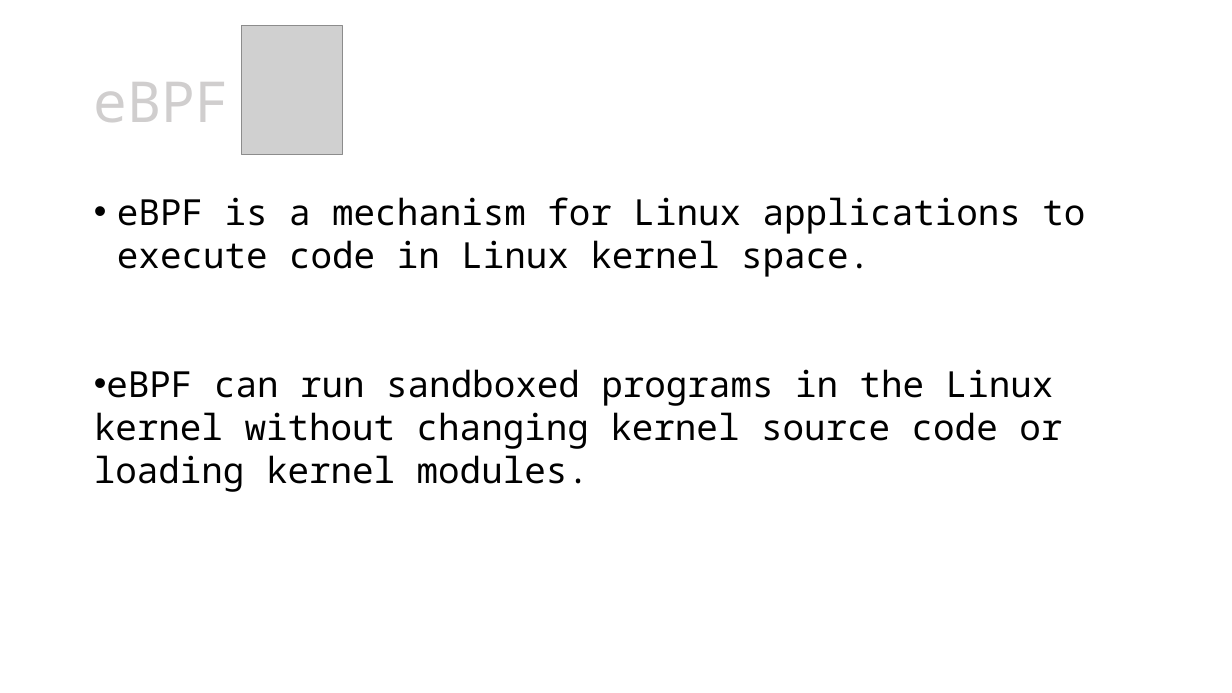
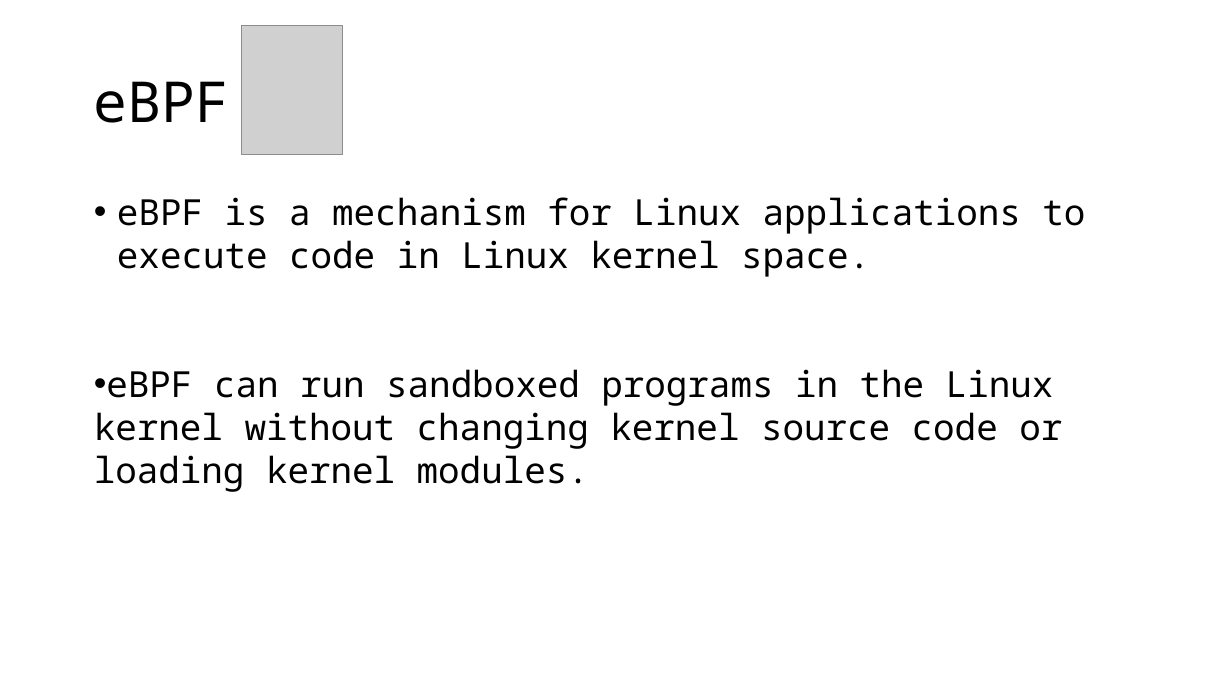
Before and after one commit to leonardopoggiani/Live-migration-Kubernetes-pods, a slide deck: slide 40 of presentazione_tesi.pptx (slide 39 before the commit). Drawn at 1232x693 pixels with LibreOffice and Linux fonts; fonts in the diff are those of the drawing; grey boxes stand for pictures. Boxes give left, top, right and bottom in pixels: in the first picture for what was removed or moved away, otherwise in the second. Text is boxed around its words. In the diff, an @@ line names an element or a change of style, - is before the commit and + after.

```diff
--- a/presentazione_tesi.pptx
+++ b/presentazione_tesi.pptx
@@ text "eBPF" at box(94, 81, 230, 123): text colour #D0CECE to #000000 @@
```
Also in this commit, not shown: 11 other slides changed, 37 slides added, 3 slides removed, 1 other file.
